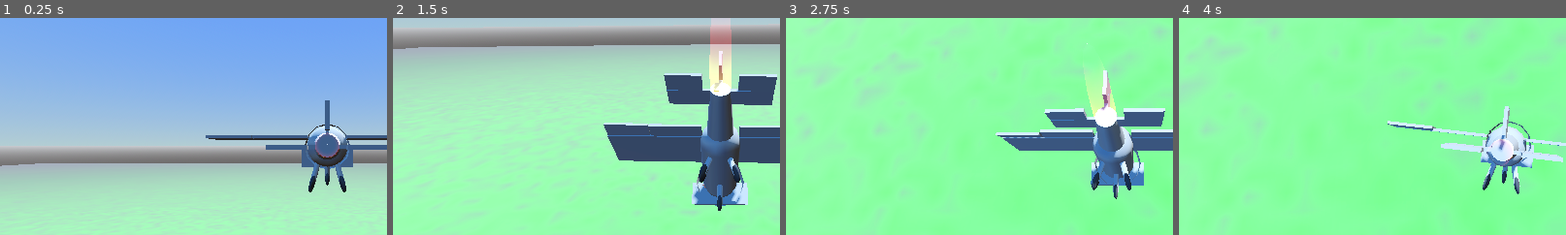
Above: before the commit, frames 1-4 (left to right).
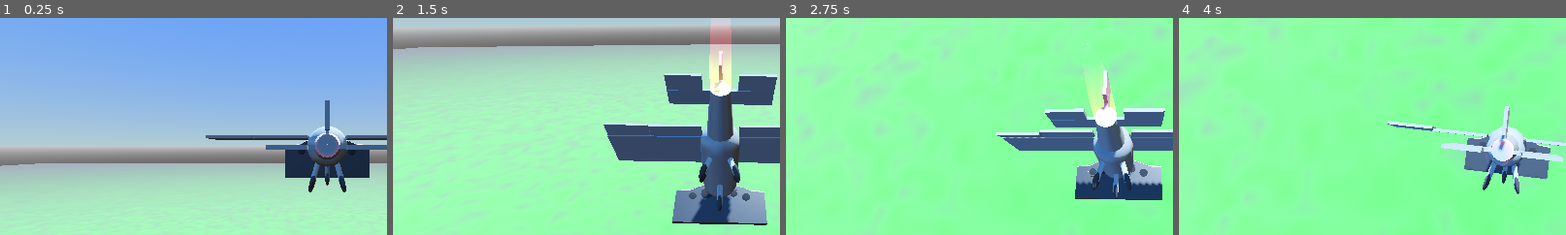
Above: after the commit, the same moments.

Repository: 100-Devs-1-Game/UndeadReckoning
Game: Godot game, scene res://test/aircraft_balancing_test.tscn
The game is run twice, just before and just after one commit, with the same random seed, the same clock (stepped at 60 frames per second) and the same inputs. Sound files missing from this copy of the repository are replaced by a short silence.
Inputs (mouse positions are % of the whole screen's width and height, from its top left):
- Up to frame 1 (0.25 s): no input
- Up to frame 2 (1.5 s): tap Enter at 0.5 s; move the mouse to (55, 50) at 0.52 s; hold D 0.53-1.28 s; tap S (free_cam_back) at 0.6 s; tap Space at 0.77, 1.07 s; move the mouse to (45, 50) at 1.27 s; hold A from 1.28 s (still down); tap Q (free_cam_down) at 1.35 s
- Up to frame 3 (2.75 s): tap Space at 1.52, 1.82 s; move the mouse to (52, 48) at 2.02 s; release A at 2.03 s; hold D from 2.03 s (still down); tap W (free_cam_forward) at 2.1 s
- Up to frame 4 (4 s): move the mouse to (49, 52) at 2.77 s; tap E (free_cam_up) at 2.85 s; tap Space at 3.02, 3.32, 3.77 s; move the mouse to (57, 51) at 3.52 s; release D at 3.53 s; hold A from 3.53 s (still down); tap Z at 3.6 s
The pictures show only the part of the screen within x 8-58%, y 20-70%; the shares and areas given below are measured in that part.

The runs differ from the first frame. In frame 1, 2.1% of the frame differs, in the area x 73-96%, y 49-76%; in frame 2, 3.7%, in the area x 72-97%, y 68-96%; in frame 3, 2.8%; in frame 4, 1.8%.

Commit message:
Add preliminary cockpit model

Diff:
--- a/src/plane/cockpit.gd
+++ b/src/plane/cockpit.gd
@@ -9,13 +9,12 @@
 @onready var camera: Camera3D = $Camera3D
 
 var target_steering_joint:= Node3D.new()
-var target_steering_handle_joint:= Node3D.new()
+
 
 
 
 func _ready() -> void:
 	target_steering_joint.basis= steering_joint.basis
-	target_steering_handle_joint.basis= steering_handle_joint.basis
 
 	await aircraft.setup_finished
 
@@ -25,10 +24,8 @@
 
 func _process(delta: float) -> void:
 	steering_joint.basis= steering_joint.basis.slerp(target_steering_joint.basis, delta).orthonormalized()
-	steering_handle_joint.basis= steering_handle_joint.basis.slerp(target_steering_handle_joint.basis, delta).orthonormalized()
 
 
 func _on_update_steering(values: Dictionary):
-	target_steering_joint.rotation_degrees.x= values["axis_x"] * 10
-	target_steering_joint.rotation_degrees.z= values["axis_y"] * 10
-	target_steering_handle_joint.rotation_degrees.z= -values["axis_z"] * 10
+	target_steering_joint.rotation_degrees.x= values["axis_x"] * 100
+	target_steering_joint.rotation_degrees.z= -values["axis_z"] * 100
--- /dev/null
+++ b/src/plane/flight_stick.tscn
@@ -0,0 +1,19 @@
+[gd_scene load_steps=4 format=3 uid="uid://c3xuvp3utw8ne"]
+
+[ext_resource type="PackedScene" uid="uid://4jcdh1udt5fq" path="res://assets/models/FlightStick.fbx" id="1_85mbu"]
+
+[sub_resource type="StandardMaterial3D" id="StandardMaterial3D_g4ij2"]
+albedo_color = Color(0.556953, 0.556953, 0.556953, 1)
+metallic = 1.0
+roughness = 0.4
+
+[sub_resource type="StandardMaterial3D" id="StandardMaterial3D_j7gk5"]
+albedo_color = Color(0.371241, 0.208571, 0.112985, 1)
+
+[node name="FlightStick" instance=ExtResource("1_85mbu")]
+
+[node name="Cylinder" parent="." index="0"]
+surface_material_override/0 = SubResource("StandardMaterial3D_g4ij2")
+
+[node name="Plane_003" parent="Cylinder" index="0"]
+surface_material_override/0 = SubResource("StandardMaterial3D_j7gk5")
--- /dev/null
+++ b/src/plane/instrumental_panel.tscn
@@ -0,0 +1,37 @@
+[gd_scene load_steps=4 format=3 uid="uid://b1whmrvhe3wle"]
+
+[ext_resource type="PackedScene" uid="uid://hsqj138hr3tp" path="res://assets/models/InstrumentalPanel.fbx" id="1_ljkpo"]
+
+[sub_resource type="StandardMaterial3D" id="StandardMaterial3D_yyqwy"]
+albedo_color = Color(0.144063, 0.144063, 0.144063, 1)
+
+[sub_resource type="StandardMaterial3D" id="StandardMaterial3D_88tg0"]
+albedo_color = Color(0.281187, 0.281187, 0.281187, 1)
+metallic = 0.64
+roughness = 0.37
+
+[node name="InstrumentalPanel" instance=ExtResource("1_ljkpo")]
+
+[node name="Circle" parent="." index="2"]
+surface_material_override/0 = SubResource("StandardMaterial3D_yyqwy")
+
+[node name="Circle_002" parent="." index="3"]
+surface_material_override/0 = SubResource("StandardMaterial3D_yyqwy")
+
+[node name="Circle_003" parent="." index="4"]
+surface_material_override/0 = SubResource("StandardMaterial3D_yyqwy")
+
+[node name="Circle_005" parent="." index="5"]
+surface_material_override/0 = SubResource("StandardMaterial3D_yyqwy")
+
+[node name="Circle_006" parent="." index="6"]
+surface_material_override/0 = SubResource("StandardMaterial3D_yyqwy")
+
+[node name="Circle_007" parent="." index="7"]
+surface_material_override/0 = SubResource("StandardMaterial3D_yyqwy")
+
+[node name="Circle_008" parent="." index="8"]
+surface_material_override/0 = SubResource("StandardMaterial3D_yyqwy")
+
+[node name="Plane_001" parent="." index="10"]
+surface_material_override/0 = SubResource("StandardMaterial3D_88tg0")
--- a/src/plane/placeholder_cockpit.tscn
+++ b/src/plane/placeholder_cockpit.tscn
@@ -1,38 +1,22 @@
-[gd_scene load_steps=10 format=3 uid="uid://bclq6x6hk0cgq"]
+[gd_scene load_steps=7 format=3 uid="uid://bclq6x6hk0cgq"]
 
 [ext_resource type="Script" uid="uid://bfmg7h717xk3f" path="res://plane/cockpit.gd" id="1_v1erl"]
 [ext_resource type="PackedScene" uid="uid://bl7sajgcp867a" path="res://plane/placeholder_instrument.tscn" id="2_02xg3"]
+[ext_resource type="PackedScene" uid="uid://b1whmrvhe3wle" path="res://plane/instrumental_panel.tscn" id="2_c2llf"]
 [ext_resource type="Script" uid="uid://bgn7w6iinfcjw" path="res://plane/placeholder_instrument_speed.gd" id="3_02xg3"]
 [ext_resource type="Script" uid="uid://cqa6ok0suwfmh" path="res://plane/placeholder_instrument_altitude.gd" id="4_4at1g"]
-
-[sub_resource type="BoxMesh" id="BoxMesh_ovbsc"]
-size = Vector3(2.295, 1, 0.075)
-
-[sub_resource type="StandardMaterial3D" id="StandardMaterial3D_4at1g"]
-albedo_color = Color(0.635294, 0.376471, 0.376471, 1)
-
-[sub_resource type="BoxMesh" id="BoxMesh_m08ja"]
-material = SubResource("StandardMaterial3D_4at1g")
-size = Vector3(0.02, 0.5, 0.1)
-
-[sub_resource type="StandardMaterial3D" id="StandardMaterial3D_c2llf"]
-albedo_color = Color(0.635294, 0.376471, 0.376471, 1)
-
-[sub_resource type="CylinderMesh" id="CylinderMesh_oye7h"]
-material = SubResource("StandardMaterial3D_c2llf")
-top_radius = 0.3
-bottom_radius = 0.3
-height = 0.04
+[ext_resource type="PackedScene" uid="uid://c3xuvp3utw8ne" path="res://plane/flight_stick.tscn" id="6_oye7h"]
 
 [node name="Cockpit" type="Node3D" node_paths=PackedStringArray("steering_joint", "steering_handle_joint")]
 script = ExtResource("1_v1erl")
 steering_joint = NodePath("Steering Joint")
-steering_handle_joint = NodePath("Steering Joint/MeshInstance3D/Steering Handle Joint")
+steering_handle_joint = NodePath("")
 
 [node name="Camera3D" type="Camera3D" parent="."]
 transform = Transform3D(1, 0, 0, 0, 1, 0, 0, 0, 1, 0, 0.165421, 0.502168)
 
 [node name="CSGSphere3D" type="CSGSphere3D" parent="."]
+visible = false
 flip_faces = true
 radius = 1.0
 
@@ -42,8 +26,10 @@
 size = Vector3(2.19, 0.89, 0.83)
 
 [node name="Panel" type="MeshInstance3D" parent="."]
-transform = Transform3D(1, 0, 0, 0, 1, 0, 0, 0, 1, 0, -0.428871, -0.233951)
-mesh = SubResource("BoxMesh_ovbsc")
+transform = Transform3D(1, 0, 0, 0, 1, 0, 0, 0, 1, 0, -0.428871, -0.515838)
+
+[node name="InstrumentalPanel" parent="Panel" instance=ExtResource("2_c2llf")]
+transform = Transform3D(0.6, 0, 0, 0, 0.0206781, -0.599644, 0, 0.599644, 0.0206781, 0, 0.314714, -0.875)
 
 [node name="Placeholder Instrument" parent="Panel" node_paths=PackedStringArray("cockpit") instance=ExtResource("2_02xg3")]
 transform = Transform3D(1, 0, 0, 0, 1, 0, 0, 0, 1, -0.592672, 0.38479, 0.0488384)
@@ -88,17 +74,7 @@
 cockpit = NodePath("../..")
 
 [node name="Steering Joint" type="Node3D" parent="."]
-transform = Transform3D(1, 0, 0, 0, 1, 0, 0, 0, 1, 0, -0.572788, 0)
+transform = Transform3D(1, 0, 0, 0, 1, 0, 0, 0, 1, 0, -0.89449, -0.214557)
 
-[node name="MeshInstance3D" type="MeshInstance3D" parent="Steering Joint"]
-transform = Transform3D(1, 0, 0, 0, 1, 0, 0, 0, 1, 0, 0.223835, 0)
-mesh = SubResource("BoxMesh_m08ja")
-skeleton = NodePath("../..")
-
-[node name="Steering Handle Joint" type="Node3D" parent="Steering Joint/MeshInstance3D"]
-transform = Transform3D(1, 0, 0, 0, 1, 0, 0, 0, 1, 0, 0.259628, 0)
-
-[node name="MeshInstance3D" type="MeshInstance3D" parent="Steering Joint/MeshInstance3D/Steering Handle Joint"]
-transform = Transform3D(0.7, 0, 0, 0, 1, 0, 0, 0, 0.1, 0, 0, 0)
-mesh = SubResource("CylinderMesh_oye7h")
-skeleton = NodePath("../..")
+[node name="FlightStick" parent="Steering Joint" instance=ExtResource("6_oye7h")]
+transform = Transform3D(0.6, 0, 0, 0, -2.62268e-08, -0.6, 0, 0.6, -2.62268e-08, 0, 0.933143, -1.04333)
Binary file added: src/assets/models/FlightStick.fbx
Not shown, added: src/assets/models/FlightStick.fbx.import
Binary file added: src/assets/models/InstrumentalPanel.fbx
Not shown, added: src/assets/models/InstrumentalPanel.fbx.import
